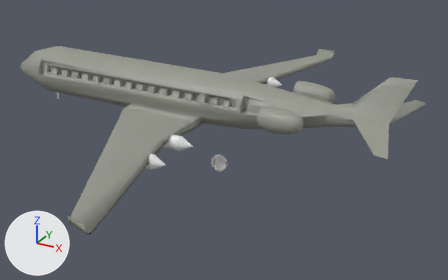
A saved change to the Blender file airmura/Murager.blend.
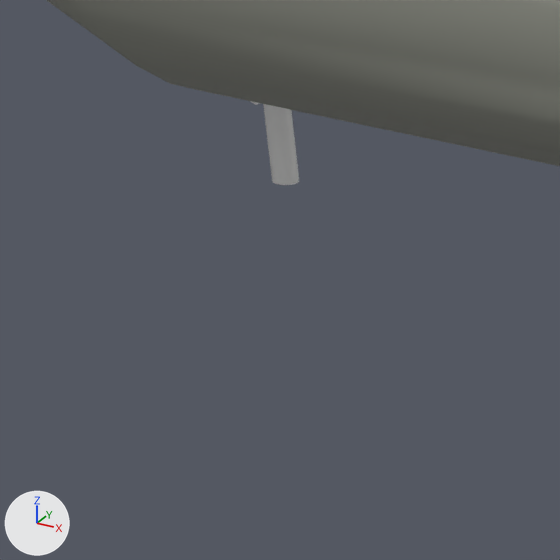
The first picture shows the older version from a camera (50 mm lens) standing at (13.0, -22.3, 12.2) and looking at (0.6, 0.3, 0.9). The close-ups show both versions on the part from 7% to 18% of the width and 30% to 47% of the height of that picture; other places that the commit changed are outside them. Every picture has the same lights, and +X, +Y and +Z are marked at lower left.
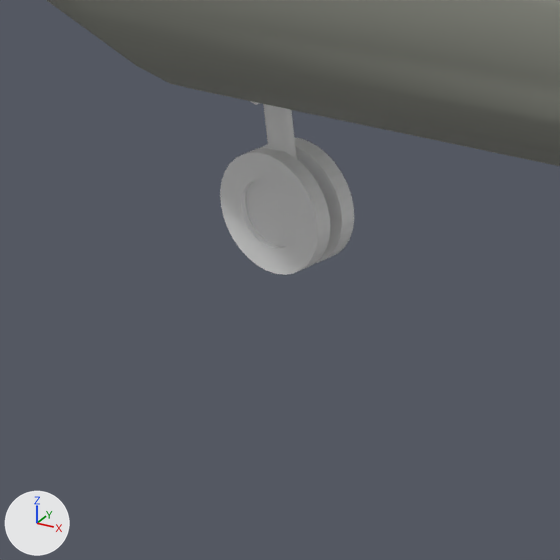
Changed parts and their boxes (x1, y1, x2, y2) in the close-ups (560 x 560 px):
'Cylinder.007', moved, rescaled (not visible before)
    after: (220, 138, 354, 275)

The change in detail:
Object 'Cylinder.007' (ob_cylinder_007) moves from (1.954, -2.56, 1.292) to (-9.191, 0.154, 1.088).
Object 'Cylinder.007' (ob_cylinder_007) is rescaled from (0.343, 0.343, 0.0732) to (0.29, 0.29, -0.0405).
